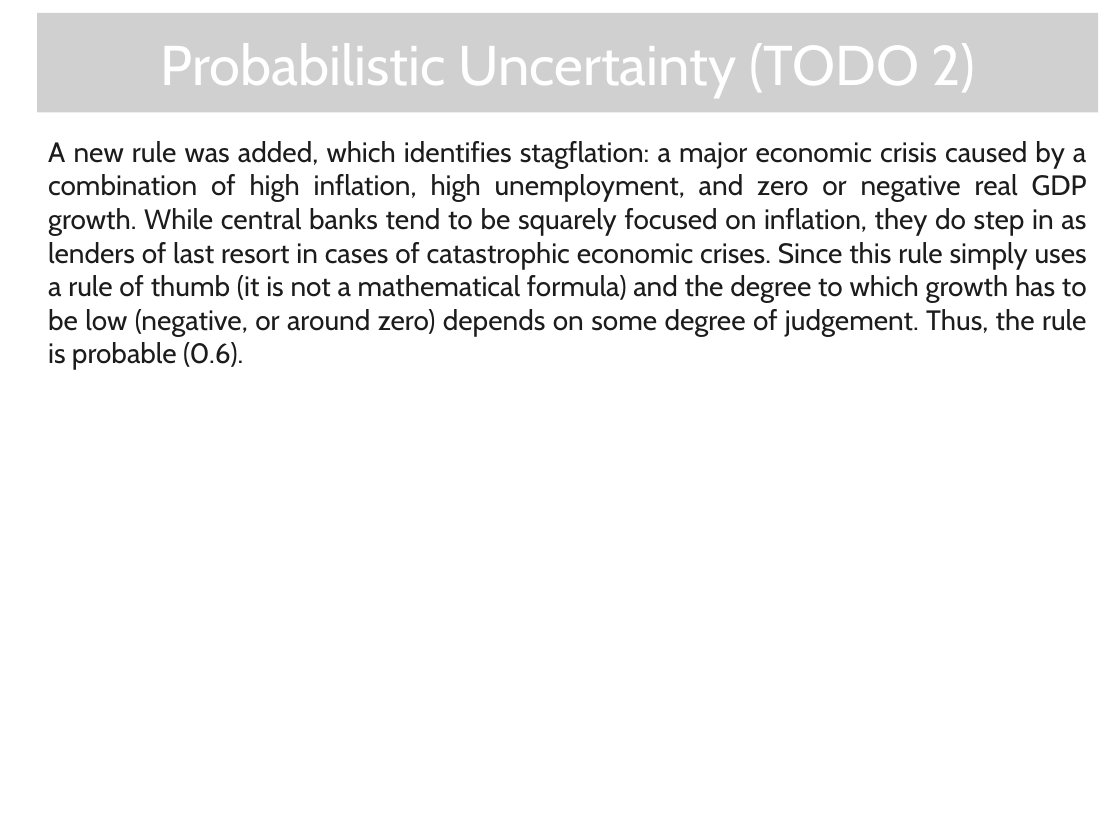
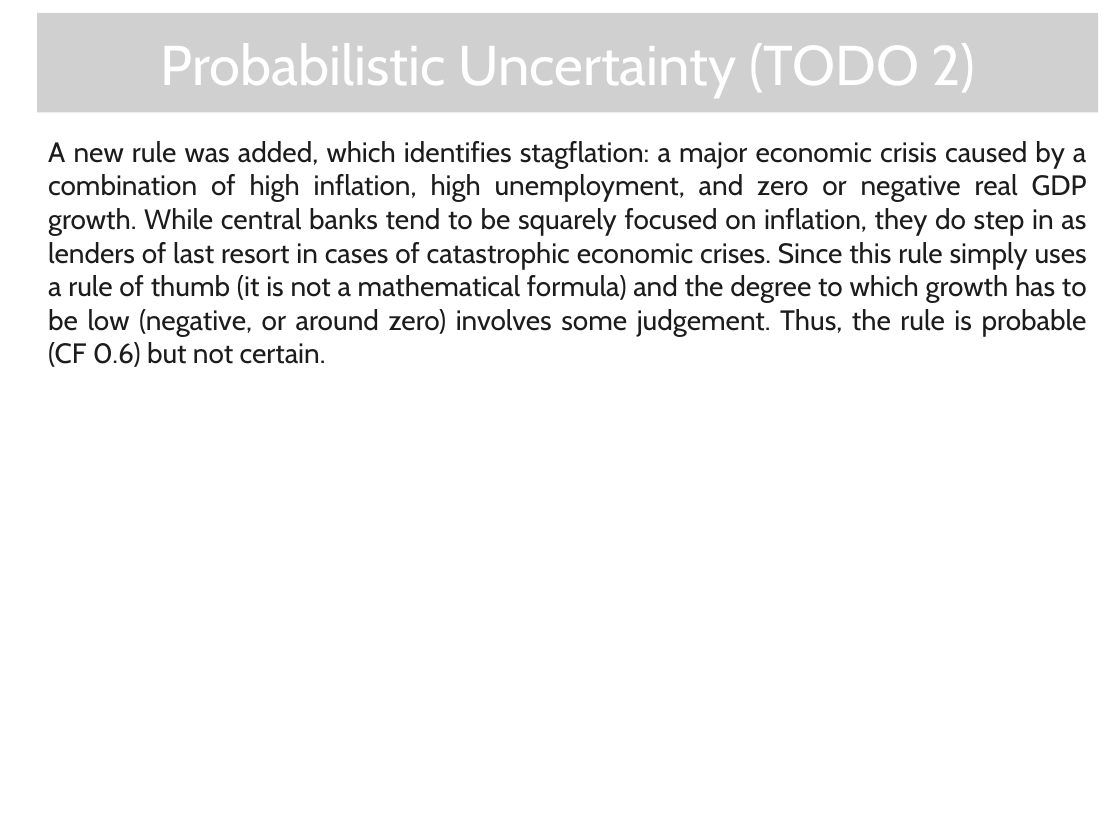
Before and after one commit to Mikachupichu/central-banking-expert-system, a slide deck: slide 6 of A-D2.pptx. Drawn at 1120x840 pixels with LibreOffice and Linux fonts; fonts in the diff are those of the drawing; grey boxes stand for pictures; background and template pictures are left out. Boxes give left, top, right and bottom in pixels: in the first picture for what was removed or moved away, otherwise in the second. Text is boxed around its words. In the diff, an @@ line names an element or a change of style, - is before the commit and + after.

```diff
--- a/A-D2.pptx
+++ b/A-D2.pptx
@@ text at bbox=[48, 141, 1087, 367]: text changed @@
-A new rule was added, which identifies stagflation: a major economic crisis caused by a combination of high inflation, high unemployment, and zero or negative real GDP growth. While central banks tend to be squarely focused on inflation, they do step in as lenders of last resort in cases of catastrophic economic crises. Since this rule simply uses a rule of thumb (it is not a mathematical formula) and the degree to which growth has to be low (negative, or around zero) depends on some degree of judgement. Thus, the rule is probable (0.6).
+A new rule was added, which identifies stagflation: a major economic crisis caused by a combination of high inflation, high unemployment, and zero or negative real GDP growth. While central banks tend to be squarely focused on inflation, they do step in as lenders of last resort in cases of catastrophic economic crises. Since this rule simply uses a rule of thumb (it is not a mathematical formula) and the degree to which growth has to be low (negative, or around zero) involves some judgement. Thus, the rule is probable (CF 0.6) but not certain.
```
Also in this commit, not shown: 3 other slides changed.
